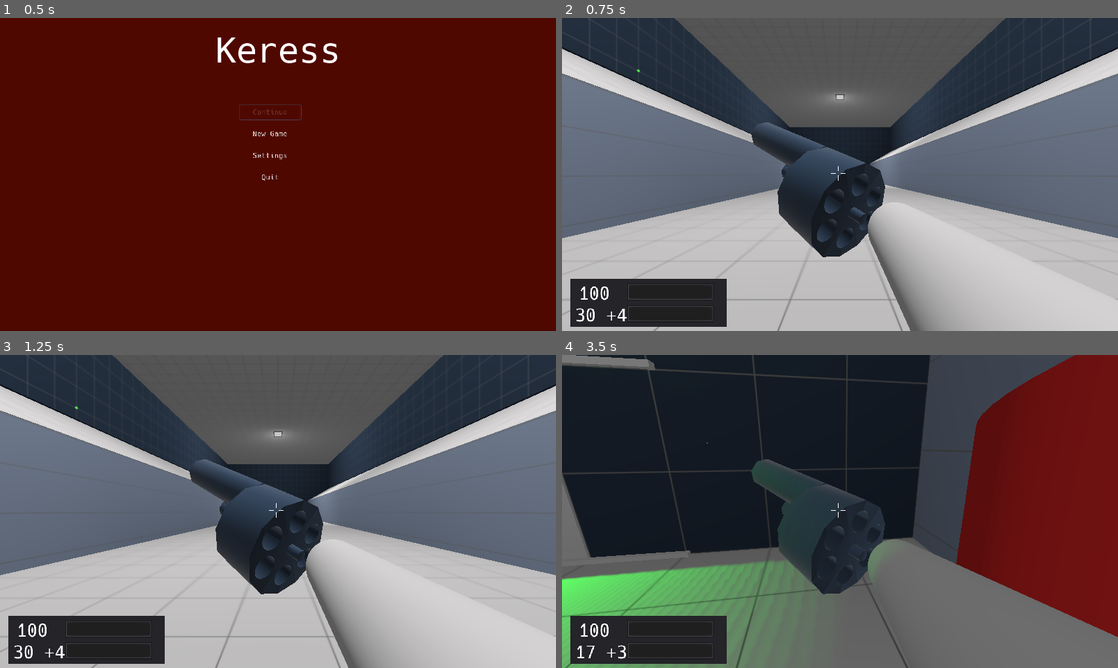
Above: before the commit, frames 1-4 (two rows, left to right).
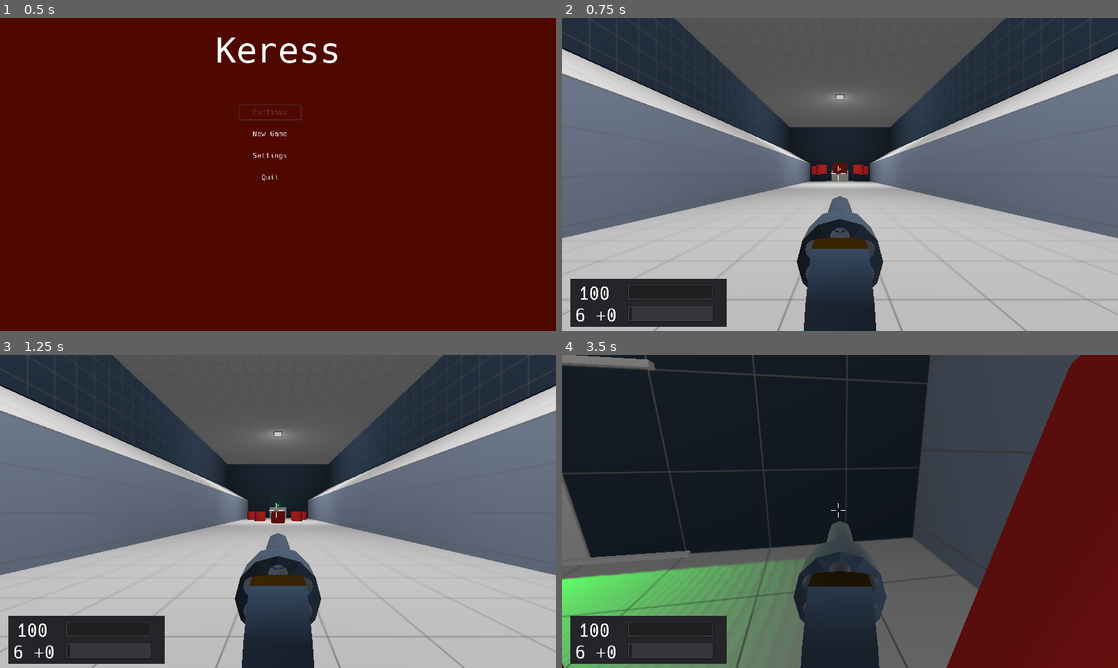
Above: after the commit, the same moments.

Repository: duckinator/keress
Game: Godot game, scene res://menus/MainMenu.tscn
The game is run twice, just before and just after one commit, with the same random seed, the same clock (stepped at 60 frames per second) and the same inputs.
Inputs (mouse positions are in pixels of both pictures, inside the frame that each line leads up to):
- Up to frame 1 (0.5 s): no input
- Up to frame 2 (0.75 s): click "New Game" at 0.5 s
- Up to frame 3 (1.25 s): no input
- Up to frame 4 (3.5 s): tap Enter (ui_accept) at 1.25 s; move the mouse to (867, 511) at 1.27 s; press the mouse at (867, 511) at 1.28 s; hold W (movement_forward) from 1.28 s (still down); tap Space (movement_jump) at 1.52, 2.27 s; right-click (867, 511) at 1.55 s; move the mouse to (812, 511) at 2.02 s; release the mouse at (812, 511) at 2.03 s; right-click (812, 511) at 2.1 s; click (812, 511) at 2.3 s; move the mouse to (851, 505) at 2.77 s; press the mouse at (851, 505) at 2.78 s; right-click (851, 505) at 3.05 s

Frame 1 is identical in both runs. In frame 2, 12% of the frame differs, in the area x 2-100%, y 16-100%; in frame 3, 12%; in frame 4, 21%, in the area x 0-100%, y 0-100%.

Commit message:
YAY REVOLVER

Diff:
--- /dev/null
+++ b/src/items/revolver/Revolver.gd
@@ -0,0 +1,114 @@
+extends Spatial
+
+const DAMAGE = 70
+
+const PRIMARY_TIMEOUT = 0.6
+
+const MAX_IN_WEAPON = 6
+const MAX_AMMO = MAX_IN_WEAPON
+
+var ammo = MAX_AMMO
+var in_weapon = MAX_AMMO
+
+onready var laser = $Spatial/Spotlight
+onready var raycast = $Spatial/RayCast
+var primary_timeout = null
+
+func _ready():
+	set_meta("is_item", true)
+
+func primary_timeout_start():
+	primary_timeout = Timer.new()
+	primary_timeout.wait_time = PRIMARY_TIMEOUT
+	primary_timeout.one_shot = true
+	primary_timeout.connect("timeout", self, "primary_timeout_reset")
+	add_child(primary_timeout)
+	primary_timeout.start()
+
+func primary_timeout_reset():
+	primary_timeout.stop()
+	primary_timeout = null
+
+func kick_rotate(amount):
+	rotate_x(deg2rad(amount))
+
+func kick_translate_y(amount):
+	translate(Vector3(0, amount, 0))
+
+func kick_translate_z(amount):
+	translate(Vector3(0, 0, amount))
+
+func kick_negative_by(vec):
+	kick_rotate(-vec.x)
+	kick_translate_y(-vec.y)
+	kick_translate_z(-vec.z)
+
+func kick_by(vec):
+	kick_rotate(vec.x)
+	kick_translate_y(vec.y)
+	kick_translate_z(vec.z)
+
+var kick_part_length = 0.15
+var kick_rot = 2.0
+var kick_trans_y = 0.2
+var kick_trans_z = 0.3
+
+onready var reset_vec = self.translation
+onready var reset_rot = self.rotation
+var start_vec = Vector3(0, 0, 0)
+var end_vec = Vector3(kick_rot, kick_trans_y, kick_trans_z)
+
+func reset_position(object, key):
+	translation = reset_vec
+	rotation = reset_rot
+
+func gun_kick_undo(object, key):
+	Console.log("undo???")
+	var tween = $KickTween
+	tween.reset_all()
+	tween.disconnect("tween_completed", self, "gun_kick_undo")
+	tween.connect("tween_completed", self, "reset_position")
+	tween.interpolate_method(self, "kick_negative_by", start_vec, end_vec, kick_part_length, Tween.TRANS_LINEAR, Tween.EASE_IN)
+	tween.start()
+
+func gun_kick():
+	var tween = $KickTween
+	tween.reset_all()
+	tween.disconnect("tween_completed", self, "gun_kick_undo")
+	tween.disconnect("tween_completed", self, "reset_position")
+	tween.connect("tween_completed", self, "gun_kick_undo")
+	tween.interpolate_method(self, "kick_by", start_vec, end_vec, kick_part_length, Tween.TRANS_LINEAR, Tween.EASE_IN)
+	tween.start()
+
+func cylinder_revolve():
+	# Fuck everything, I'm just leaving this as a TODO.
+	pass
+
+func primary():
+	if primary_timeout != null:
+		return
+
+	primary_timeout_start()
+	raycast.force_raycast_update()
+	if raycast.is_colliding():
+		var collider = raycast.get_collider()
+		if collider.has_method("adjust_health"):
+			collider.adjust_health(-DAMAGE)
+	gun_kick()
+	cylinder_revolve()
+
+func secondary():
+	Console.log("TODO: Pistol secondary")
+
+func reload():
+	# No need to reload these.
+	pass
+
+func needs_reload():
+	return false
+
+func _needs_ammo():
+	return ammo < MAX_AMMO
+
+func needs_attention():
+	return needs_reload() or _needs_ammo()
--- a/src/items/revolver/Revolver.tscn
+++ b/src/items/revolver/Revolver.tscn
@@ -1,8 +1,13 @@
-[gd_scene load_steps=2 format=2]
+[gd_scene load_steps=4 format=2]
 
-[ext_resource path="res://items/revolver/RevolverMaterial.tres" type="Material" id=1]
+[ext_resource path="res://items/revolver/Revolver.gd" type="Script" id=1]
+[ext_resource path="res://items/revolver/RevolverMaterial.tres" type="Material" id=2]
+
+[sub_resource type="SpatialMaterial" id=1]
+albedo_color = Color( 0.27451, 0.168627, 0, 1 )
 
 [node name="Revolver" type="Spatial"]
+script = ExtResource( 1 )
 
 [node name="CSGCombiner" type="CSGCombiner" parent="."]
 transform = Transform( 1, 0, 0, 0, 1, 0, 0, 0, 1, 0, 0, -1.6 )
@@ -93,19 +98,57 @@
 radius = 0.4
 height = 2.2
 sides = 20
-material = ExtResource( 1 )
+material = ExtResource( 2 )
 
 [node name="Spatial" type="Spatial" parent="."]
 
 [node name="SpotLight" type="SpotLight" parent="Spatial"]
 transform = Transform( 1, 0, 0, 0, 1, 0, 0, 0, 1, 0, 0, -10 )
-light_color = Color( 0.254902, 1, 0, 1 )
+light_color = Color( 0.12549, 1, 0, 1 )
 light_energy = 16.0
 spot_range = 200.0
 spot_attenuation = 0.00592077
 spot_angle = 0.3
 
 [node name="RayCast" type="RayCast" parent="Spatial"]
-cast_to = Vector3( 0, 0.1, -200 )
+cast_to = Vector3( 0, 0, -500 )
 
-[node name="MeshInstance" type="MeshInstance" parent="."]
+[node name="Grip" type="CSGCombiner" parent="."]
+
+[node name="CSGBox" type="CSGBox" parent="Grip"]
+transform = Transform( 1, 0, 0, 0, 1, 0, 0, 0, 1, 0, -4, 3 )
+height = 8.0
+depth = 4.0
+material = SubResource( 1 )
+
+[node name="CSGCylinder" type="CSGCylinder" parent="Grip"]
+transform = Transform( 1, 0, 0, 0, 1, 0, 0, 0, 1, 0, -2.5, 3 )
+operation = 1
+radius = 2.0
+height = 8.0
+sides = 16
+material = ExtResource( 2 )
+
+[node name="PegCatchInner" type="CSGCylinder" parent="Grip"]
+transform = Transform( 1, 0, 0, 0, -4.37114e-08, -1, 0, 1, -4.37114e-08, 0, -1, 1.5 )
+operation = 2
+radius = 0.32
+material = ExtResource( 2 )
+
+[node name="CSGCylinder2" type="CSGCylinder" parent="Grip"]
+transform = Transform( -4.37114e-08, -1, 0, 0.642788, -2.80971e-08, -0.766044, 0.766044, -3.34849e-08, 0.642788, 0, -5, -1 )
+operation = 1
+radius = 6.0
+height = 3.0
+sides = 20
+material = ExtResource( 2 )
+
+[node name="CSGCylinder3" type="CSGCylinder" parent="Grip"]
+transform = Transform( -4.37114e-08, -1, 0, 1, -4.37114e-08, 0, 0, 0, 1, 0, -6, -3 )
+operation = 2
+radius = 6.0
+height = 3.0
+sides = 20
+material = ExtResource( 2 )
+
+[node name="KickTween" type="Tween" parent="."]
--- a/src/player/Player.gd
+++ b/src/player/Player.gd
@@ -46,7 +46,7 @@
 	camera = $RotationHelper/Camera
 	rotation_helper = $RotationHelper
 
-	inventory.append($RotationHelper/Pistol)
+	inventory.append($RotationHelper/Revolver)
 	#inventory.append($RotationHelper/Rifle)
 	#inventory.append($RotationHelper/Shotgun)
 
--- a/src/player/Player.tscn
+++ b/src/player/Player.tscn
@@ -1,9 +1,8 @@
-[gd_scene load_steps=9 format=2]
+[gd_scene load_steps=8 format=2]
 
 [ext_resource path="res://player/Player.gd" type="Script" id=1]
-[ext_resource path="res://items/pistol/Pistol.tscn" type="PackedScene" id=2]
-[ext_resource path="res://items/revolver/Revolver.tscn" type="PackedScene" id=3]
-[ext_resource path="res://player/HUD.tscn" type="PackedScene" id=4]
+[ext_resource path="res://items/revolver/Revolver.tscn" type="PackedScene" id=2]
+[ext_resource path="res://player/HUD.tscn" type="PackedScene" id=3]
 
 [sub_resource type="CapsuleMesh" id=1]
 radius = 1.5
@@ -36,13 +35,10 @@
 [node name="Camera" type="Camera" parent="RotationHelper"]
 far = 200.0
 
-[node name="Pistol" parent="RotationHelper" instance=ExtResource( 2 )]
-transform = Transform( 1, 0, 0, 0, 1, 0, 0, 0, 1, 0.5, -0.5, 0 )
+[node name="Revolver" parent="RotationHelper" instance=ExtResource( 2 )]
+transform = Transform( 0.4, 0, 0, 0, 0.399756, -0.0139598, 0, 0.0139598, 0.399756, 0, -1, -4 )
 
-[node name="Revolver" parent="RotationHelper" instance=ExtResource( 3 )]
-transform = Transform( 0.353553, 0.120922, 0.332231, 0, 0.469846, -0.17101, -0.353553, 0.120922, 0.332231, 0, 0, -4 )
-
-[node name="HUD" parent="." instance=ExtResource( 4 )]
+[node name="HUD" parent="." instance=ExtResource( 3 )]
 
 [node name="DummyRigidBody" type="RigidBody" parent="."]
 transform = Transform( 1, 0, 0, 0, 1, 0, 0, 0, 1, 0, 10, 0 )
Not shown: 7 places in src/items/revolver/Revolver.tscn that only renumber resources
